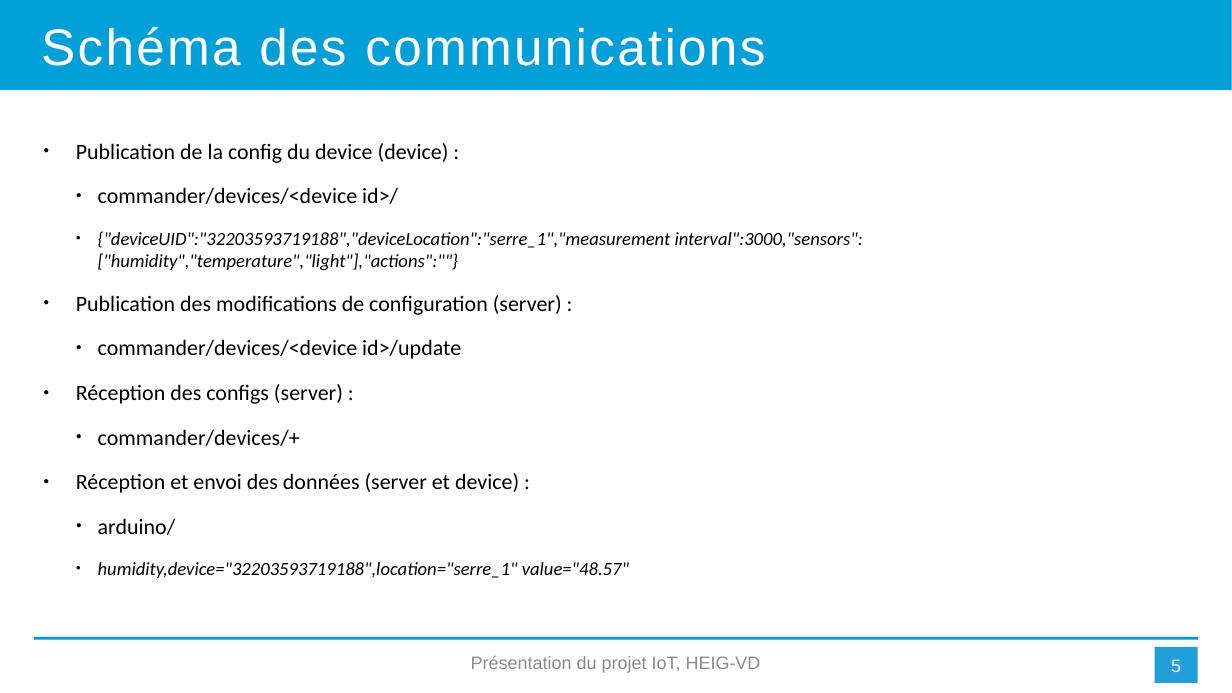
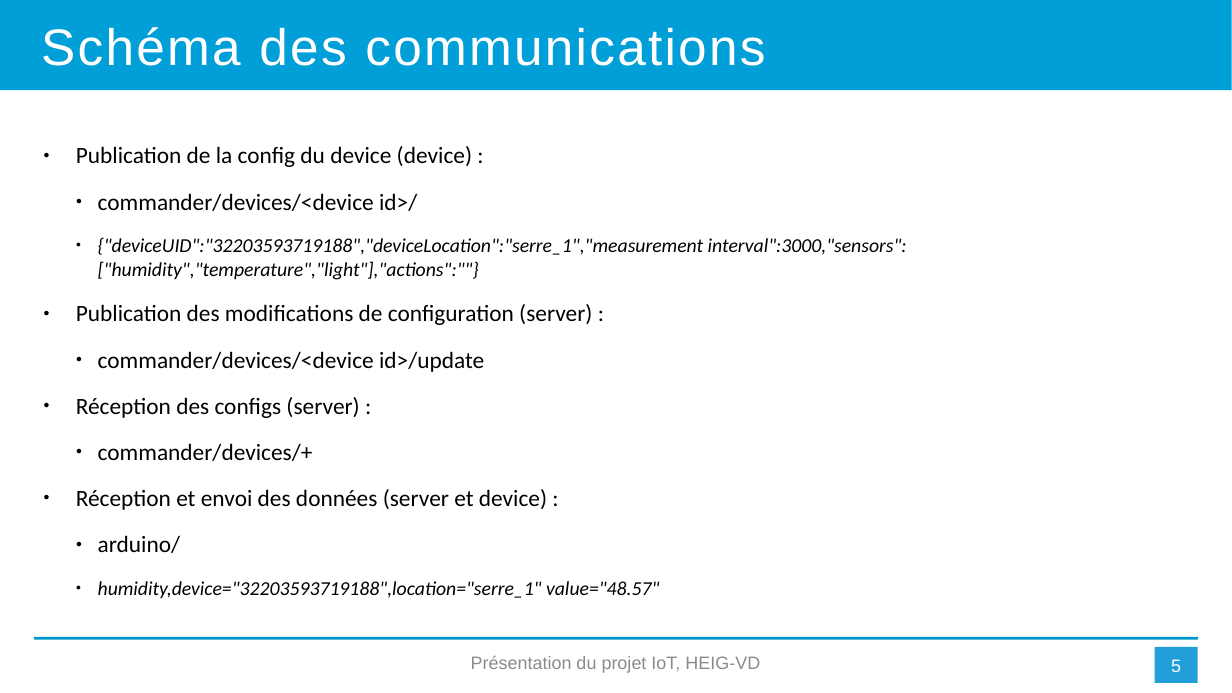
Before and after one commit to MehSalhi/IOT-Project, a slide deck: slide 5 of IOT_projet_final_CokeMbayoSalhi.pptx. Drawn at 1232x693 pixels with LibreOffice and Linux fonts; fonts in the diff are those of the drawing. Boxes give left, top, right and bottom in pixels: in the first picture for what was removed or moved away, otherwise in the second. Text is boxed around its words. In the diff, an @@ line names an element or a change of style, - is before the commit and + after.

```diff
--- a/IOT_projet_final_CokeMbayoSalhi.pptx
+++ b/IOT_projet_final_CokeMbayoSalhi.pptx
@@ text "Publication de la config du ..." at (x1=76, y1=146, x2=907, y2=598): size 17.2 to 18.2 pt in "Publication de la config du device (device) ...", "commander/devices/<device id>/", "Publication des modifications de configuration (server) :", "commander/devices/<device id>/update" and 4 more places; size 14.5 to 15.4 pt in "{"deviceUID":"32203593719188","deviceLocation":"serre_1","me ...", "humidity,device="32203593719188",location="serre_1" value="4 ..." @@
```
Also in this commit, not shown: 4 other slides changed, 3 other files.
